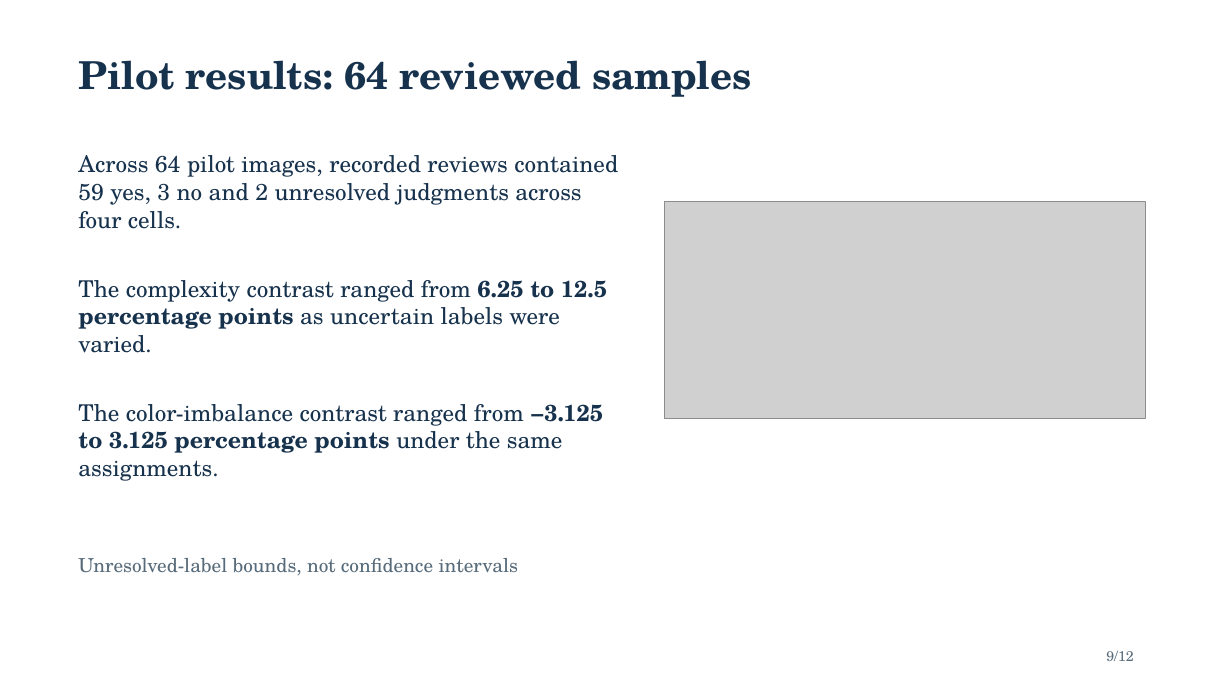
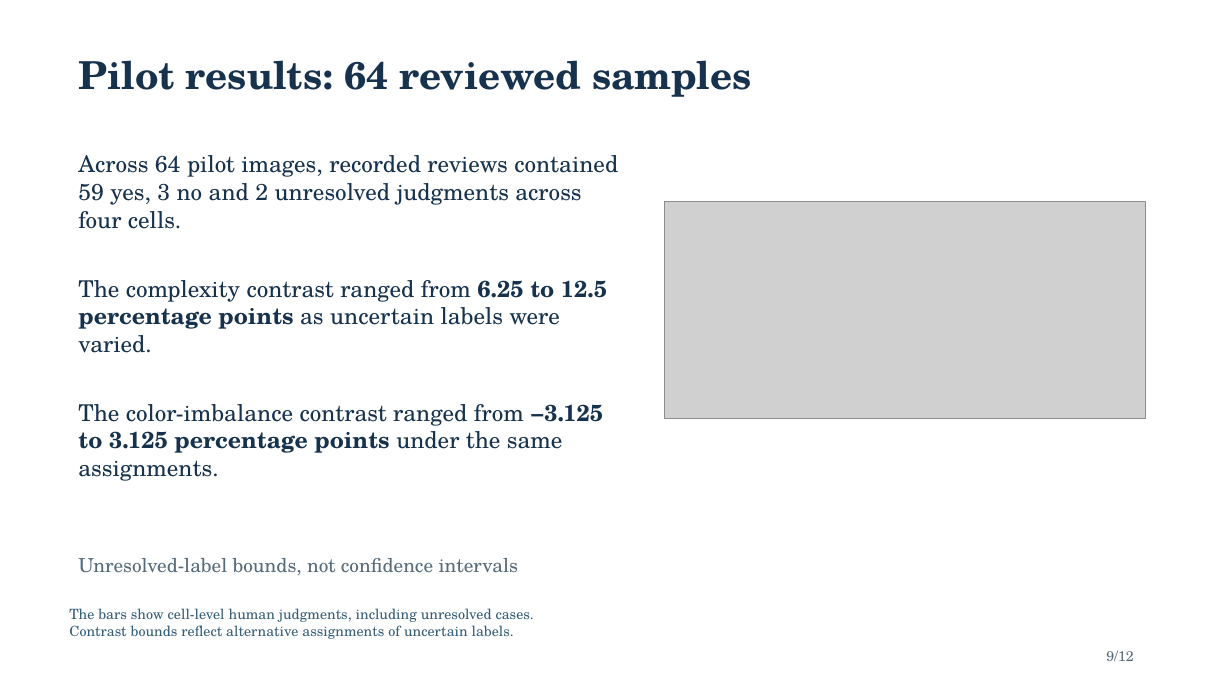
Before and after one commit to Space-Dev0/muadib, a slide deck: slide 9 of presentation/powerpoint/submission-final.pptx. Drawn at 1232x693 pixels with LibreOffice and Linux fonts; fonts in the diff are those of the drawing; grey boxes stand for pictures. Boxes give left, top, right and bottom in pixels: in the first picture for what was removed or moved away, otherwise in the second. Text is boxed around its words. In the diff, an @@ line names an element or a change of style, - is before the commit and + after.

```diff
--- a/presentation/powerpoint/submission-final.pptx
+++ b/presentation/powerpoint/submission-final.pptx
@@ text added at box(69, 608, 534, 639), 11 pt, text #355D78 @@
+The bars show cell-level human judgments, including unresolved cases.
+Contrast bounds reflect alternative assignments of uncertain labels.
```
Also in this commit, not shown: 11 other slides changed, 5 other files.
